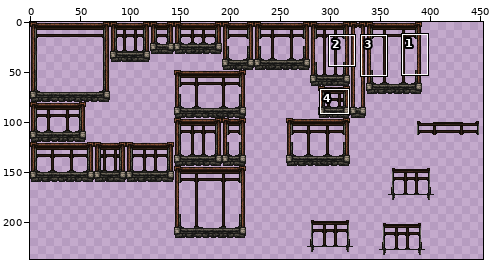
A sprite sheet gets an edit: content/Entities/Structures/Construction/Generic/atlas.construction.00.png. The picture above shows the old version from afar; the outline marks the close-up.
Close-up. The starting point:
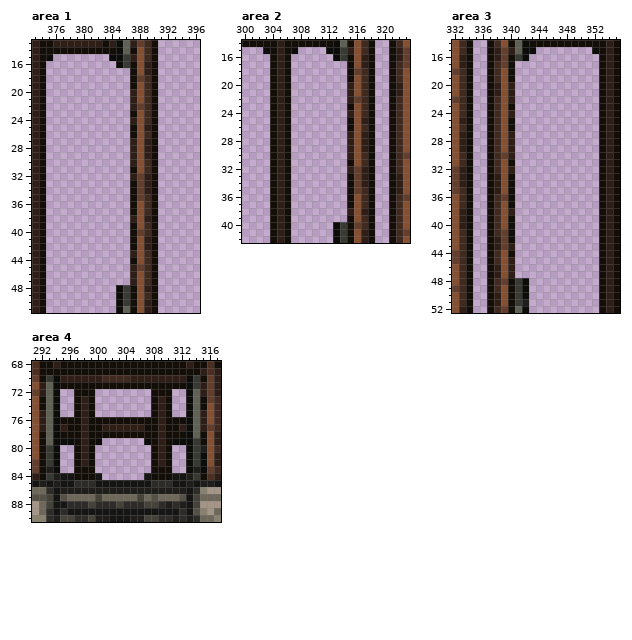
The file is 512x512 pixels. Colours within 5 levels of each other are drawn and written as one. Shown: area 1: x 373..396, y 13..51; area 2: x 300..323, y 14..42; area 3: x 332..355, y 14..52; area 4: x 291..317, y 68..90. The wide view leaves out empty margins. The commit also changed other parts of the picture, which this record leaves out.
Once edited:
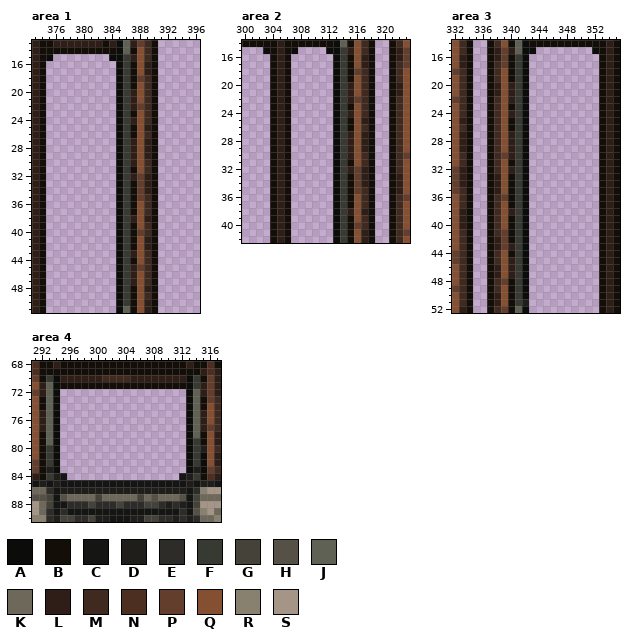
Palette (. is transparent): A #0c0c0b  B #140e08  C #151514  D #1f1e1b  E #2e2c29  F #373933  G #45423a  H #565146  J #5f6154  K #6e685a  L #2f1e17  M #40291f  N #4d2f21  P #643e2d  Q #854f32  R #89816f  S #a59587
Difference:
Changed rows in their new state; - is an unchanged pixel.
Area 1:
first column x 385:
17 AF
18 AF
19 AF
20 AF
21 AF
22 AF
23 AF
24 AF
25 AF
26 AF
27 AF
28 AF
29 AF
30 AF
31 AF
32 AF
33 AF
34 AF
35 AF
36 AF
37 AF
38 AF
39 AF
40 AF
41 AF
42 AF
43 AF
44 AF
45 AF
46 AF
47 AF
Area 2:
first column x 313:
17 AF
18 AF
19 AF
20 AF
21 AF
22 AF
23 AF
24 AF
25 AF
26 AF
27 AF
28 AF
29 AF
30 AF
31 AF
32 AF
33 AF
34 AF
35 AF
36 AF
37 AF
38 AF
39 AF
Area 3:
first column x 341:
17 FA
18 FA
19 FA
20 FA
21 FA
22 FA
23 FA
24 FA
25 FA
26 FA
27 FA
28 FA
29 FA
30 FA
31 FA
32 FA
33 FA
34 FA
35 FA
36 FA
37 FA
38 FA
39 FA
40 FA
41 FA
42 FA
43 FA
44 FA
45 FA
46 FA
47 FA
Area 4:
first column x 295:
72 --...--------...--
73 --...--------...--
74 --...--------...--
75 --...--------...--
76 ..................
77 ..................
78 ..................
79 ......------......
80 --...--------...--
81 --...--------...--
82 --...--------...--
83 --...--------...--
84 -.....------.....-
85 --CCC--------CCC--
Pixel boxes of the changes (left, top, right, bottom) in both close-ups:
added: (116, 68, 130, 285)
added: (333, 61, 347, 222)
added: (515, 61, 529, 278)
changed: (60, 389, 186, 487)
